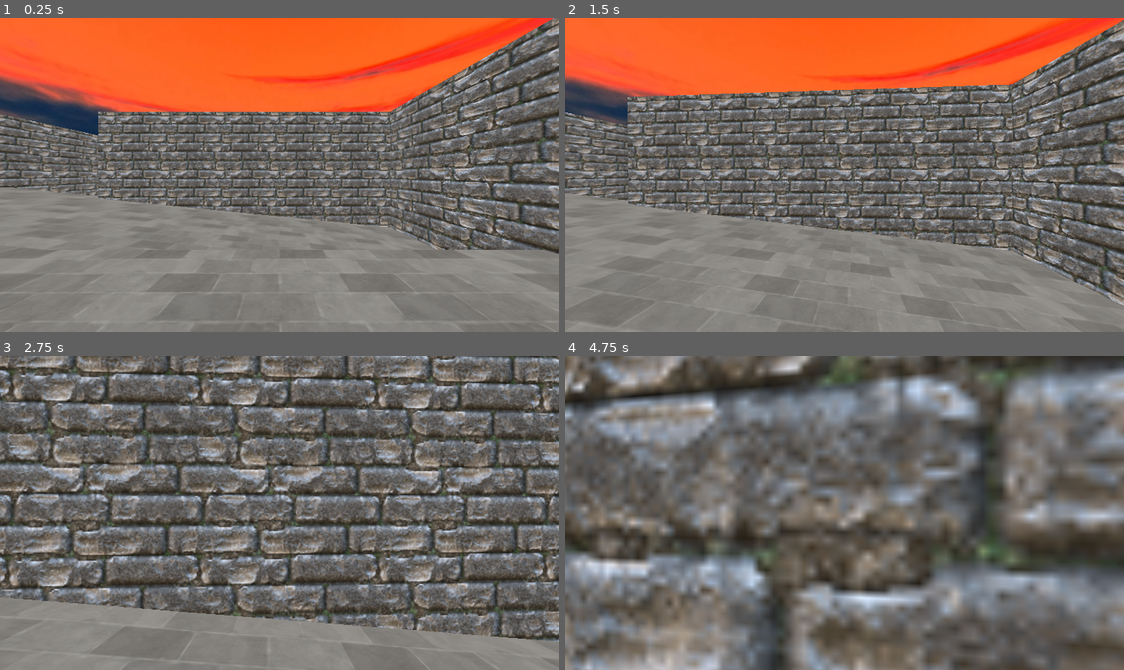
Above: before the commit, frames 1-4 (two rows, left to right).
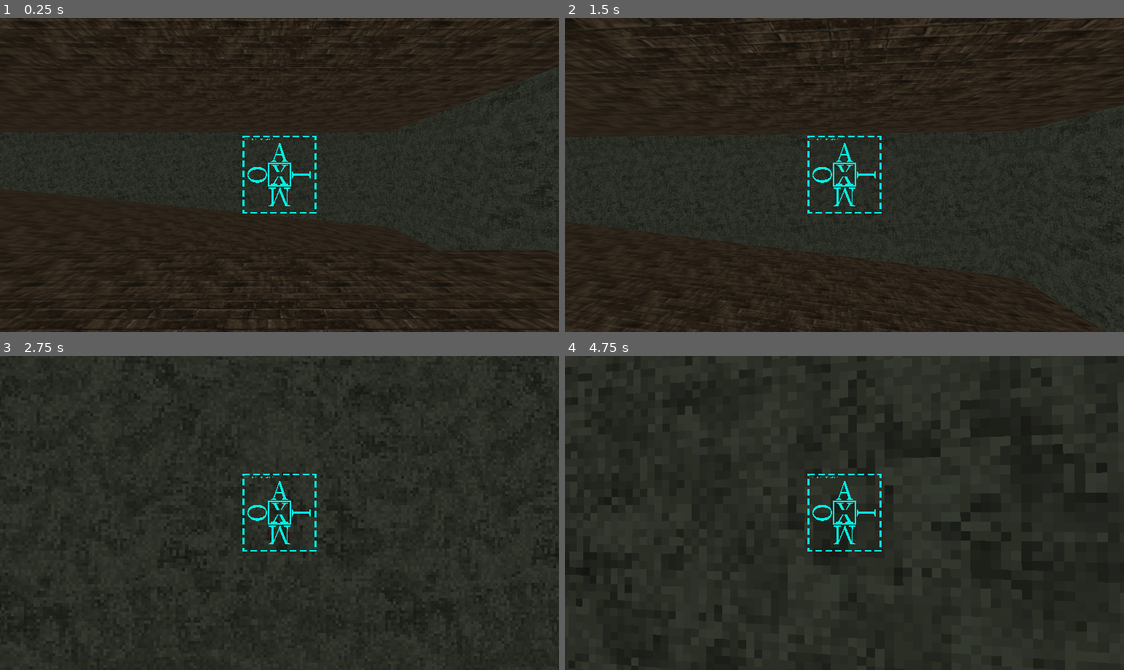
Above: after the commit, the same moments.

Repository: troingle/cruscord-jam-0
Game: Godot game, scene res://levels/level_1.tscn
Same seed, same stepped clock (60 frames per second), same inputs: the game is played once before the commit and once after it.
Inputs (mouse positions are in pixels of both pictures, inside the frame that each line leads up to):
- Up to frame 1 (0.25 s): no input
- Up to frame 2 (1.5 s): tap Enter at 0.5 s; move the mouse to (872, 175) at 0.52 s; hold Space (jump, bound only after the commit) 0.53-1.28 s; hold W (forward) from 0.53 s (still down); click (872, 175) at 0.67 s; move the mouse to (816, 175) at 1.27 s; tap E (interact) at 1.35 s; click (816, 175) at 1.42 s
- Up to frame 3 (2.75 s): keep holding W (forward); tap Space (jump, bound only after the commit) at 1.52, 1.55, 1.82 s; move the mouse to (296, 506) at 2.02 s; hold Space (jump, bound only after the commit) from 2.03 s (still down); click (296, 506) at 2.17 s
- Up to frame 4 (4.75 s): keep holding W (forward); move the mouse to (838, 519) at 2.77 s; release Space (jump, bound only after the commit) at 2.78 s; tap E (interact) at 2.85, 4.35 s; click (838, 519) at 2.92 s; tap Space (jump, bound only after the commit) at 3.02, 3.05, 3.32, 4.52, 4.55 s; move the mouse to (889, 516) at 3.52 s; hold Space (jump, bound only after the commit) 3.53-4.28 s; click (889, 516) at 3.67 s; move the mouse to (799, 509) at 4.27 s; click (799, 509) at 4.42 s

The runs differ from the first frame. In frame 1, 97% of the frame differs, in the area x 0-100%, y 0-100%; in frame 2, 96%; in frame 3, 91%; in frame 4, 91%.

Commit message:
Added jumping and improved NPCs

Diff:
--- a/characters/player/player.gd
+++ b/characters/player/player.gd
@@ -3,6 +3,7 @@
 @export var speed = 6.6
 @export var run_speed = 6.6
 @export var accel = 4.7
+@export var jump_velocity = 10.0
 @export var sensitivity = 0.1
 @export var min_angle = -80
 @export var max_angle = 90
@@ -46,6 +47,9 @@
 	if not is_on_floor():
 		velocity.y -= gravity * delta
 
+	if Input.is_action_pressed("jump") and is_on_floor():
+		velocity.y = jump_velocity
+
 	input_dir = Input.get_vector("left", "right", "forward", "backward")
 
 	if dialogue_box.visible:
--- a/characters/player/player.tscn
+++ b/characters/player/player.tscn
@@ -9,6 +9,9 @@
 
 [node name="Player" type="CharacterBody3D"]
 script = ExtResource("1_oul6g")
+speed = 8.0
+sensitivity = 0.08
+min_angle = -90
 
 [node name="CollisionShape3D" type="CollisionShape3D" parent="."]
 transform = Transform3D(1, 0, 0, 0, 1, 0, 0, 0, 1, 0, 2, 0)
--- a/levels/level_1.tscn
+++ b/levels/level_1.tscn
@@ -1,9 +1,9 @@
 [gd_scene load_steps=10 format=3 uid="uid://14g5htvx2spn"]
 
 [ext_resource type="PackedScene" uid="uid://cgp4by0w8v538" path="res://misc_nodes/world_environment.tscn" id="1_vn7o3"]
-[ext_resource type="Texture2D" uid="uid://ivh3rbao56jw" path="res://textures/world/premade/floor_brick.png" id="2_bt44k"]
 [ext_resource type="PackedScene" uid="uid://bqe6mh5mitj27" path="res://characters/player/player.tscn" id="2_jirdo"]
-[ext_resource type="Texture2D" uid="uid://dhbpig8shrsjx" path="res://textures/world/premade/brick1.png" id="3_kx6l7"]
+[ext_resource type="Texture2D" uid="uid://p18u6gxq4nme" path="res://textures/world/premade/de_brick.png" id="3_btoec"]
+[ext_resource type="Texture2D" uid="uid://c8ghee8ufiqqb" path="res://textures/world/premade/de_wall.png" id="3_n46q3"]
 [ext_resource type="PackedScene" uid="uid://bpu3qw10jn7wc" path="res://characters/friendly_npc/friendly_npc.tscn" id="5_n46q3"]
 [ext_resource type="Texture2D" uid="uid://dmdt7boaaxlsh" path="res://textures/ui_textures/LEAVe.png" id="6_btoec"]
 
@@ -13,15 +13,16 @@
 
 [sub_resource type="StandardMaterial3D" id="StandardMaterial3D_jirdo"]
 shading_mode = 0
-albedo_texture = ExtResource("2_bt44k")
-uv1_scale = Vector3(0.165, 0.165, 0.165)
+albedo_texture = ExtResource("3_btoec")
+uv1_scale = Vector3(0.31, 0.31, 0.31)
 uv1_triplanar = true
 
 [sub_resource type="StandardMaterial3D" id="StandardMaterial3D_kx6l7"]
 shading_mode = 0
-albedo_texture = ExtResource("3_kx6l7")
-uv1_scale = Vector3(0.165, 0.165, 0.165)
+albedo_texture = ExtResource("3_n46q3")
+uv1_scale = Vector3(0.15, 0.15, 0.15)
 uv1_triplanar = true
+texture_filter = 0
 
 [node name="Level1" type="Node3D"]
 
@@ -42,14 +43,19 @@
 size = Vector3(48.4587, 1, 19.4531)
 material = SubResource("StandardMaterial3D_jirdo")
 
+[node name="CSGBox3D3" type="CSGBox3D" parent="NavigationRegion3D/TestGround"]
+transform = Transform3D(1, 0, 0, 0, 1, 0, 0, 0, 1, -11.2396, 8.73183, -7.33037)
+size = Vector3(48.4587, 1, 37.6606)
+material = SubResource("StandardMaterial3D_jirdo")
+
 [node name="CSGBox3D2" type="CSGBox3D" parent="NavigationRegion3D/TestGround"]
 transform = Transform3D(0.995156, 0.0983124, 0, -0.0983124, 0.995156, 0, 0, 0, 1, -11.4689, -0.508488, -13.5796)
 size = Vector3(48, 1, 13.2076)
 material = SubResource("StandardMaterial3D_jirdo")
 
 [node name="Wall" type="CSGBox3D" parent="NavigationRegion3D/TestGround"]
-transform = Transform3D(1, 0, 0, 0, -4.37114e-08, -1, 0, 1, -4.37114e-08, -3.53703, 3.97566, -19.5159)
-size = Vector3(33.0536, 1, 13)
+transform = Transform3D(1, 0, 0, 0, -4.37114e-08, -1, 0, 1, -4.37114e-08, -11.8923, 3.97566, -19.5159)
+size = Vector3(49.7641, 1, 13)
 material = SubResource("StandardMaterial3D_kx6l7")
 
 [node name="Wall2" type="CSGBox3D" parent="NavigationRegion3D/TestGround"]
--- a/project.godot
+++ b/project.godot
@@ -66,6 +66,15 @@
 "events": [Object(InputEventKey,"resource_local_to_scene":false,"resource_name":"","device":-1,"window_id":0,"alt_press …(192 unchanged characters)…
 ]
 }
+jump={
+"deadzone": 0.2,
+"events": [Object(InputEventKey,"resource_local_to_scene":false,"resource_name":"","device":-1,"window_id":0,"alt_pressed":false,"shift_pressed":false,"ctrl_pressed":false,"meta_pressed":false,"pressed":false,"keycode":0,"physical_keycode":32,"key_label":0,"unicode":32,"location":0,"echo":false,"script":null)
+]
+}
+
+[physics]
+
+3d/default_gravity=31.21
 
 [rendering]
 
--- a/ui/ui.tscn
+++ b/ui/ui.tscn
@@ -1,10 +1,11 @@
-[gd_scene load_steps=9 format=3 uid="uid://b61d4dal1kclu"]
+[gd_scene load_steps=10 format=3 uid="uid://b61d4dal1kclu"]
 
 [ext_resource type="Script" uid="uid://c4w0c25s50ndb" path="res://ui/dialogue.gd" id="1_nb4k0"]
 [ext_resource type="FontFile" uid="uid://cfxxuy05qttpj" path="res://fonts/adobe_text_pro/AdobeTextPro-Regular.ttf" id="2_obcwv"]
 [ext_resource type="PackedScene" uid="uid://c51kfxnjyebe5" path="res://ui/option.tscn" id="3_wl5ax"]
 [ext_resource type="Texture2D" uid="uid://dmdt7boaaxlsh" path="res://textures/ui_textures/LEAVe.png" id="4_vkava"]
 [ext_resource type="Script" uid="uid://bmw6w340i368x" path="res://ui/leave_button.gd" id="5_tf0e0"]
+[ext_resource type="Texture2D" uid="uid://drfqboj84u45d" path="res://textures/ui_textures/crosshair_normal1.png" id="6_obcwv"]
 
 [sub_resource type="StyleBoxFlat" id="StyleBoxFlat_ks8t7"]
 bg_color = Color(0.121569, 0.121569, 0.160784, 1)
@@ -144,3 +145,31 @@
 scale = Vector2(0.5, 0.5)
 texture = ExtResource("4_vkava")
 script = ExtResource("5_tf0e0")
+
+[node name="Crosshair" type="Control" parent="."]
+layout_mode = 1
+anchors_preset = 15
+anchor_right = 1.0
+anchor_bottom = 1.0
+grow_horizontal = 2
+grow_vertical = 2
+mouse_filter = 2
+
+[node name="Normal" type="TextureRect" parent="Crosshair"]
+custom_minimum_size = Vector2(64, 64)
+layout_mode = 1
+anchors_preset = 8
+anchor_left = 0.5
+anchor_top = 0.5
+anchor_right = 0.5
+anchor_bottom = 0.5
+offset_left = -1754.0
+offset_top = -1240.0
+offset_right = 1754.0
+offset_bottom = 1240.0
+grow_horizontal = 2
+grow_vertical = 2
+scale = Vector2(0.065, 0.065)
+pivot_offset = Vector2(1754, 1240)
+mouse_filter = 2
+texture = ExtResource("6_obcwv")
Renamed: ui/crosshair_normal1.png -> textures/ui_textures/crosshair_normal1.png
Not shown, changed: textures/ui_textures/crosshair_normal1.png.import
Binary file removed: textures/world/premade/brick1.png
Binary file added: textures/world/premade/de_brick.png
Not shown, changed: textures/world/premade/de_brick.png.import
Binary file added: textures/world/premade/de_wall.png
Not shown, changed: textures/world/premade/de_wall.png.import
Binary file removed: textures/world/premade/floor_brick.png
